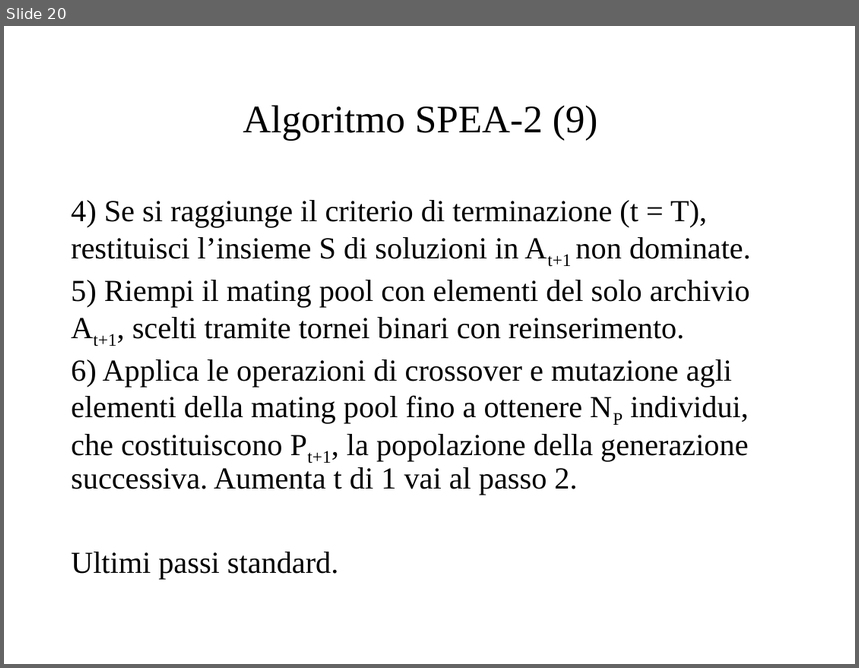
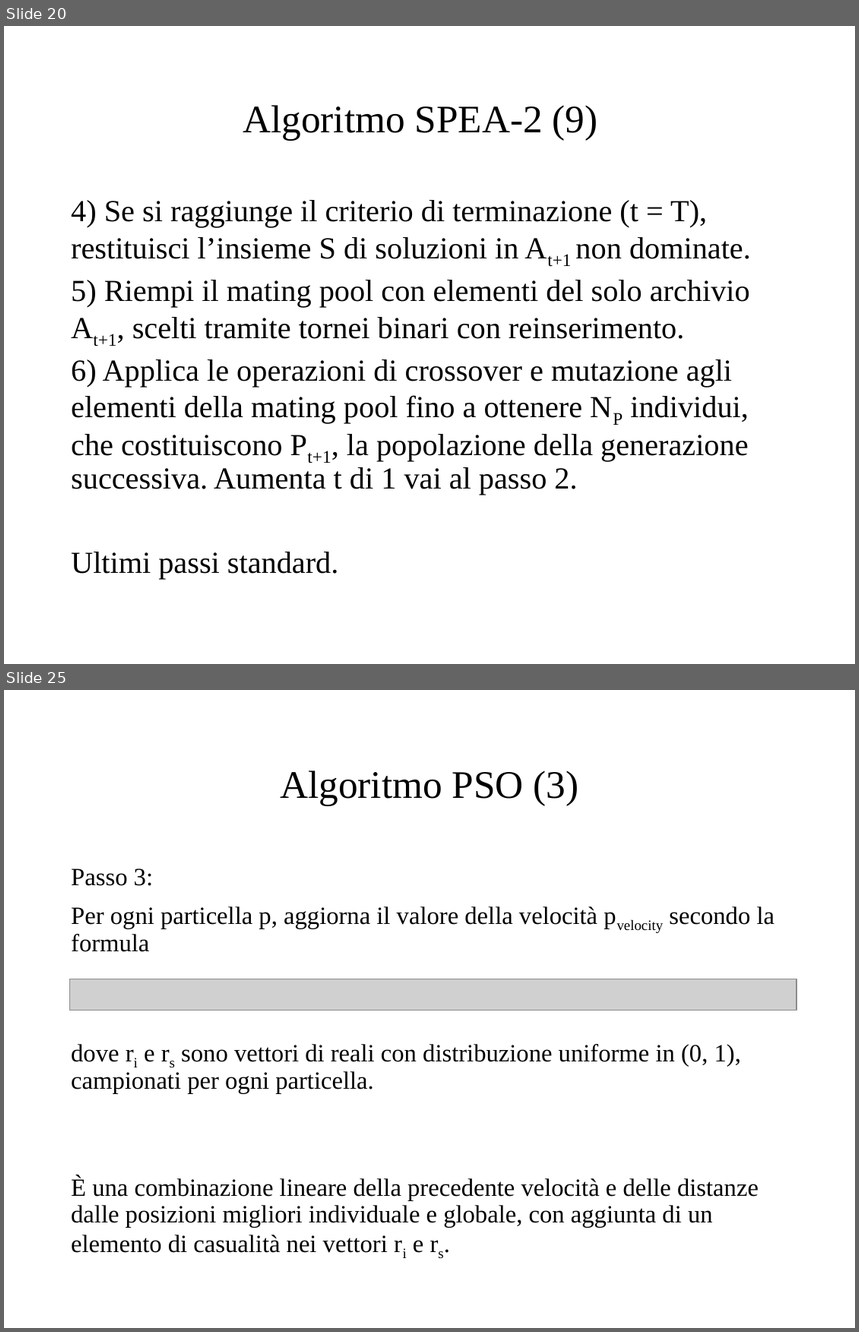
Before and after one commit to micferr/OptimizationProject, a slide deck: Presentation/Presentazione.pptx. Shown one above the other, each under a label of ours: slide 20 before the commit, slides 20 and 25 after it; the slides between them are not shown. The pictures are 859x668 and 859x1332 pixels, drawn with LibreOffice and Linux fonts; fonts in the diff are those of the drawing; grey boxes stand for pictures. Boxes give left, top, right and bottom in pixels: in the first picture for what was removed or moved away, otherwise in the second. Text is boxed around its words. In the diff, an @@ line names an element or a change of style, - is before the commit and + after.

```diff
--- a/Presentation/Presentazione.pptx
+++ b/Presentation/Presentazione.pptx
@@ slide 25 added at (x1=4, y1=690, x2=855, y2=1328), background #FFFFFF @@
@@ title added at (x1=280, y1=771, x2=579, y2=806), 33 pt, text #000000 @@
+Algoritmo PSO (3)
@@ text added at (x1=71, y1=869, x2=775, y2=1253), 21 pt, text #000000 @@
+Passo 3:
+Per ogni particella p, aggiorna il valore della velocità pvelocity secondo la formula
+dove ri e rs sono vettori di reali con distribuzione uniforme in (0, 1), campionati per ogni particella.
+È una combinazione lineare della precedente velocità e delle distanze dalle posizioni migliori individuale e globale, con aggiunta di un elemento di casualità nei vettori ri e rs.
@@ picture added at (x1=69, y1=980, x2=797, y2=1010) @@
```
Also in this commit, not shown: 1 slide changed, 12 other slides added, 1 slide removed.
